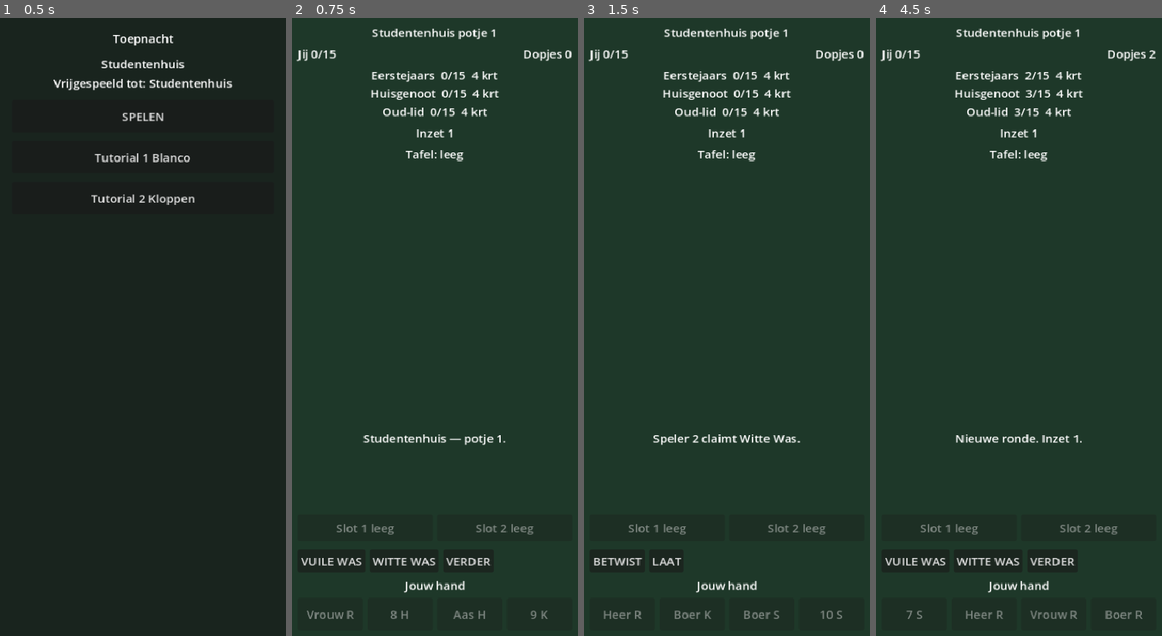
Above: before the commit, frames 1-4 (left to right).
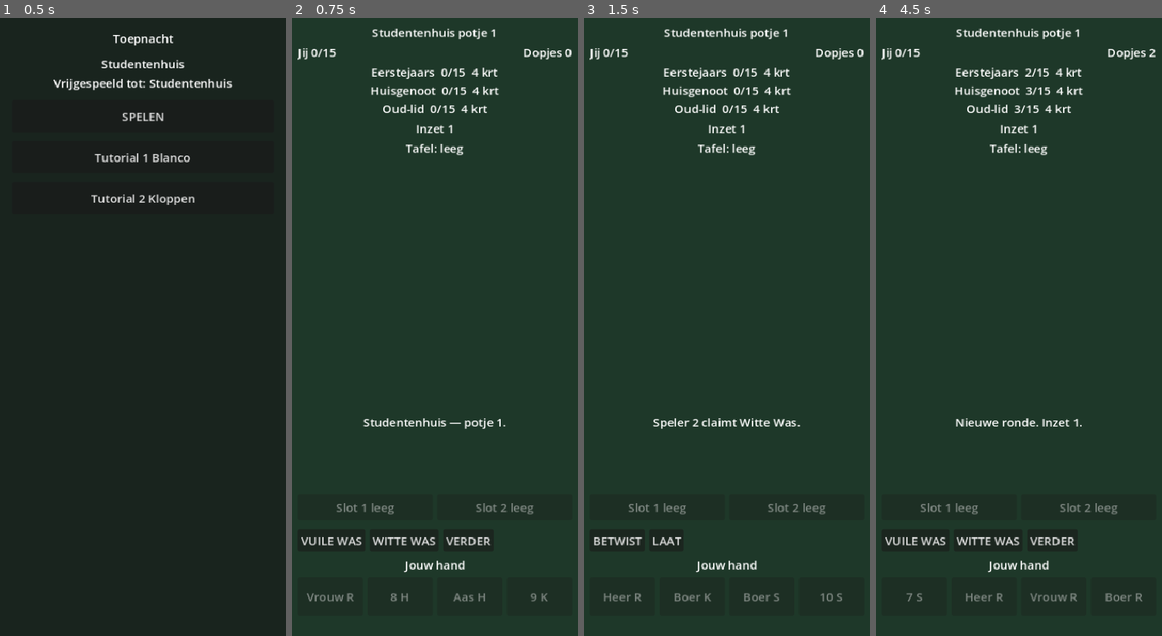
Above: after the commit, the same moments.

Repository: arnaudhfst33/toepnacht
Game: Godot game, scene res://scenes/menu.tscn
Two runs of this game, one before a commit and one after it. Both use one fixed random seed, a clock stepped at 60 frames per second and the inputs below.
Inputs:
- Up to frame 1 (0.5 s): no input
- Up to frame 2 (0.75 s): click "SPELEN" at 0.5 s
- Up to frame 3 (1.5 s): click "VUILE WAS" at 1.25 s
- Up to frame 4 (4.5 s): click "BETWIST" at 2 s; click "LAAT" at 2.75 s; click "KLOP" at 3.5 s; click "Volgende ronde" at 4.25 s

Frame 1 is identical in both runs. In frame 2, 4.9% of the frame differs, in the area x 1-98%, y 4-98%; in frame 3, 4.6%; in frame 4, 5.0%.

Commit message:
Fix mobile hand safe area

Diff:
--- a/scripts/ui/table_ui.gd
+++ b/scripts/ui/table_ui.gd
@@ -58,52 +58,63 @@
 	UiLayout.fill_rect(bg, 0)
 	add_child(bg)
 
+	var margins := UiLayout.portrait_margins()
+	add_child(margins)
+
 	var root := UiLayout.vbox(6)
-	UiLayout.fill_rect(root, 8)
-	add_child(root)
+	margins.add_child(root)
+
+	var middle := UiLayout.vbox(4)
+	middle.size_flags_vertical = Control.SIZE_EXPAND_FILL
+	middle.clip_contents = true
+	root.add_child(middle)
 
 	title_label = UiLayout.wrap_label()
 	title_label.text = "Toepnacht"
-	root.add_child(title_label)
+	middle.add_child(title_label)
 
 	var hud := UiLayout.hbox(8)
 	scores_label = UiLayout.wrap_label(HORIZONTAL_ALIGNMENT_LEFT)
 	caps_label = UiLayout.wrap_label(HORIZONTAL_ALIGNMENT_RIGHT)
 	hud.add_child(scores_label)
 	hud.add_child(caps_label)
-	root.add_child(hud)
+	middle.add_child(hud)
 
 	opponents_box = UiLayout.vbox(2)
 	opponents_box.size_flags_vertical = Control.SIZE_SHRINK_BEGIN
-	root.add_child(opponents_box)
+	middle.add_child(opponents_box)
 
 	stake_label = UiLayout.wrap_label()
-	root.add_child(stake_label)
+	middle.add_child(stake_label)
 
 	trick_label = UiLayout.wrap_label()
 	trick_label.size_flags_vertical = Control.SIZE_EXPAND_FILL
-	root.add_child(trick_label)
+	middle.add_child(trick_label)
 
 	status_label = UiLayout.wrap_label()
-	root.add_child(status_label)
+	middle.add_child(status_label)
 
 	tip_label = UiLayout.wrap_label()
-	root.add_child(tip_label)
+	middle.add_child(tip_label)
 
 	armoede_label = UiLayout.wrap_label()
-	root.add_child(armoede_label)
+	middle.add_child(armoede_label)
 
 	peek_label = UiLayout.wrap_label()
-	root.add_child(peek_label)
+	middle.add_child(peek_label)
+
+	var bottom := UiLayout.vbox(6)
+	bottom.size_flags_vertical = Control.SIZE_SHRINK_END
+	root.add_child(bottom)
 
 	power_row = UiLayout.hbox(6)
-	root.add_child(power_row)
+	bottom.add_child(power_row)
 
 	huis_row = UiLayout.flow(6)
-	root.add_child(huis_row)
+	bottom.add_child(huis_row)
 
 	var actions := UiLayout.flow(6)
-	root.add_child(actions)
+	bottom.add_child(actions)
 
 	knock_button = Button.new()
 	knock_button.text = "KLOP"
@@ -162,11 +173,12 @@
 
 	var hand_title := UiLayout.wrap_label()
 	hand_title.text = "Jouw hand"
-	root.add_child(hand_title)
+	bottom.add_child(hand_title)
 
 	hand_row = UiLayout.hbox(6)
 	hand_row.size_flags_vertical = Control.SIZE_SHRINK_END
-	root.add_child(hand_row)
+	hand_row.custom_minimum_size.y = 52
+	bottom.add_child(hand_row)
 
 
 func _on_knock() -> void:
@@ -303,7 +315,7 @@
 		var button := Button.new()
 		button.text = UiLayout.compact_card(card)
 		UiLayout.fit_button(button)
-		button.custom_minimum_size = Vector2(0, 44)
+		button.custom_minimum_size = Vector2(0, 52)
 		var is_legal := false
 		for legal_card in legal:
 			if legal_card.equals(card):
--- a/scripts/ui/ui_layout.gd
+++ b/scripts/ui/ui_layout.gd
@@ -2,6 +2,20 @@
 extends RefCounted
 
 ## Shared placeholder layout helpers for the 390×844 portrait viewport.
+
+const EDGE_MARGIN := 8
+const MIN_BOTTOM_SAFE_MARGIN := 28
+
+
+static func bottom_safe_margin() -> int:
+	var win := DisplayServer.window_get_size()
+	var safe := DisplayServer.get_display_safe_area()
+	var inset := 0
+	if win.y > 0:
+		inset = win.y - (safe.position.y + safe.size.y)
+	if inset < 0:
+		inset = 0
+	return maxi(inset, MIN_BOTTOM_SAFE_MARGIN)
 
 
 static func fill_rect(ctrl: Control, margin: float = 12.0) -> void:
@@ -12,6 +26,16 @@
 	ctrl.offset_bottom = -margin
 	ctrl.grow_horizontal = Control.GROW_DIRECTION_BOTH
 	ctrl.grow_vertical = Control.GROW_DIRECTION_BOTH
+
+
+static func portrait_margins() -> MarginContainer:
+	var box := MarginContainer.new()
+	fill_rect(box, 0)
+	box.add_theme_constant_override("margin_left", EDGE_MARGIN)
+	box.add_theme_constant_override("margin_right", EDGE_MARGIN)
+	box.add_theme_constant_override("margin_top", EDGE_MARGIN)
+	box.add_theme_constant_override("margin_bottom", bottom_safe_margin())
+	return box
 
 
 static func wrap_label(align: HorizontalAlignment = HORIZONTAL_ALIGNMENT_CENTER) -> Label:
--- a/tests/layout_tests.gd
+++ b/tests/layout_tests.gd
@@ -10,6 +10,7 @@
 	_passed = 0
 	_test_compact_card()
 	_test_fill_rect_margins()
+	_test_bottom_safe_margin()
 	print("")
 	print("Layout tests: %d passed, %d failed" % [_passed, _failures])
 	return _failures
@@ -37,3 +38,11 @@
 	_expect(is_equal_approx(ctrl.offset_left, 8), "left margin is applied")
 	_expect(is_equal_approx(ctrl.offset_right, -8), "right margin is applied")
 	ctrl.free()
+
+
+func _test_bottom_safe_margin() -> void:
+	_expect(UiLayout.MIN_BOTTOM_SAFE_MARGIN >= 28, "minimum bottom safe-area margin is reserved")
+	_expect(UiLayout.bottom_safe_margin() >= UiLayout.MIN_BOTTOM_SAFE_MARGIN, "bottom safe-area is at least the minimum")
+	var margins := UiLayout.portrait_margins()
+	_expect(margins.get_theme_constant("margin_bottom") >= UiLayout.MIN_BOTTOM_SAFE_MARGIN, "portrait margins keep a bottom safe-area")
+	margins.free()
